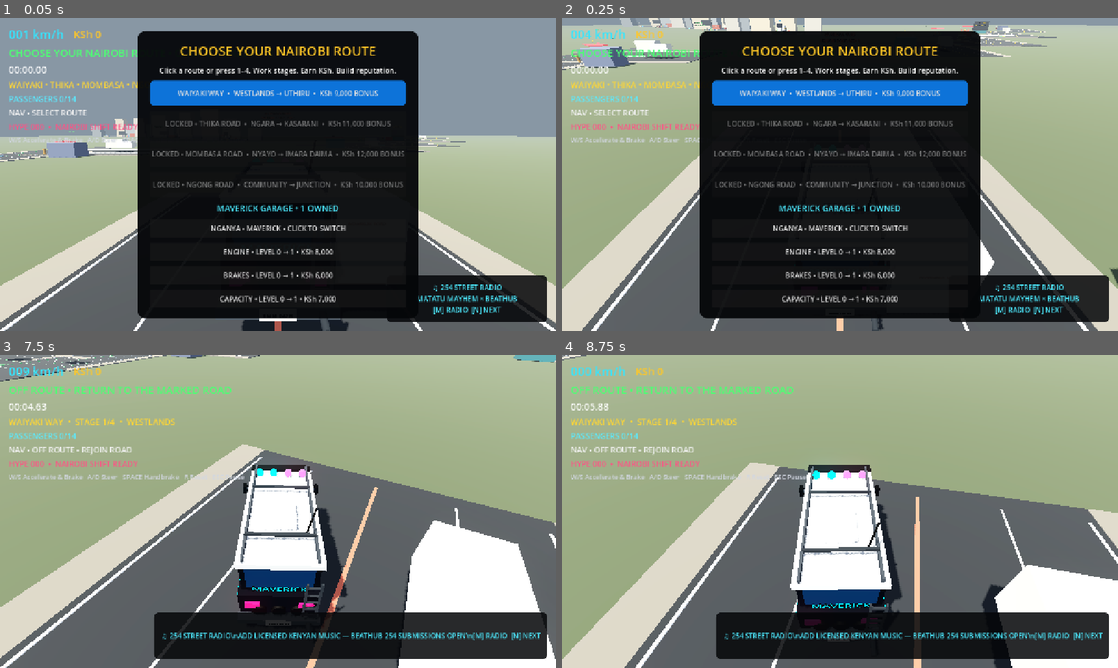
Above: before the commit, frames 1-4 (two rows, left to right).
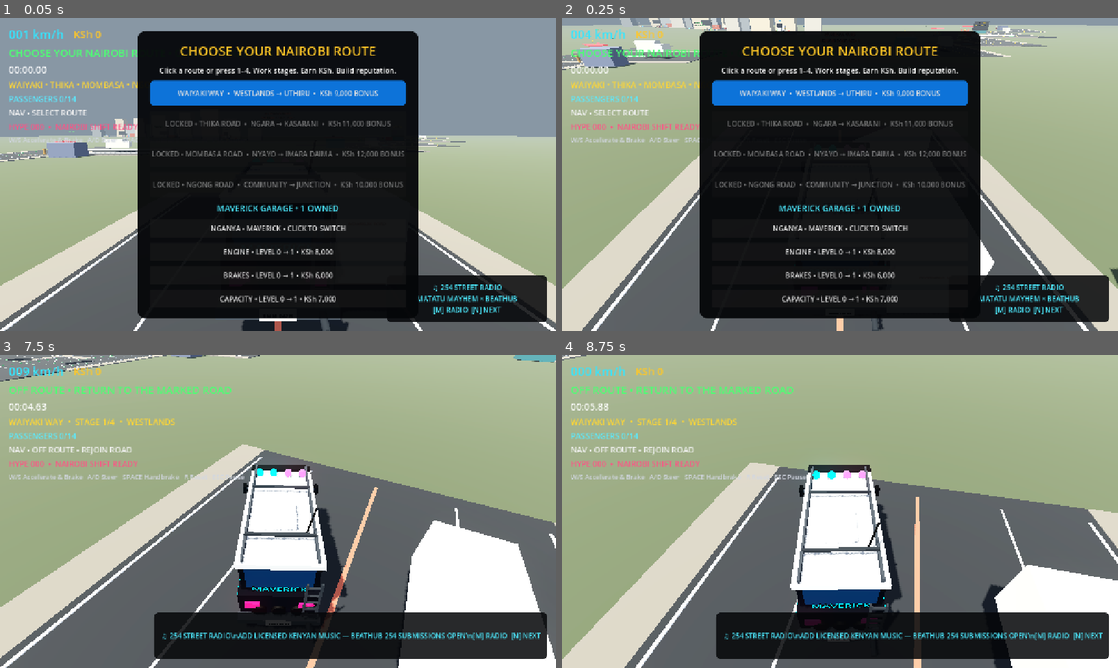
Above: after the commit, the same moments.

Repository: beathubonline-arch/Matatu-Mayhem
Game: Godot game, scene res://scenes/main/Main.tscn
The game is run twice, just before and just after one commit, with the same random seed, the same clock (stepped at 60 frames per second) and the same inputs.
Inputs (mouse positions are in pixels of both pictures, inside the frame that each line leads up to):
- Up to frame 1 (0.05 s): no input
- Up to frame 2 (0.25 s): no input
- Up to frame 3 (7.5 s): tap A (steer_left) every 0.75 s from 0.5 to 2.75 s; move the mouse to (400, 495) at 0.52 s; hold D (steer_right) 0.53-1.28 s; hold N (radio_next) 0.53-1.28 s; click (400, 495) at 0.67 s; move the mouse to (166, 527) at 1.27 s; hold S (brake) 1.28-2.03 s; tap M (radio_toggle) at 1.35 s; move the mouse to (333, 442) at 2.02 s; hold D (steer_right) 2.03-2.78 s; tap L at 2.1, 7.35 s; move the mouse to (250, 574) at 2.77 s; hold W (accelerate) 2.78-3.53 s; tap 1 at 2.85 s; click (250, 574) at 2.92 s; move the mouse to (444, 558) at 3.52 s; hold A (steer_left) 3.53-5.03 s; tap 2 at 3.6 s; move the mouse to (111, 464) at 4.27 s; tap 3 at 4.35 s; move the mouse to (305, 511) at 5.02 s; hold S (brake) 5.03-5.78 s; tap 4 at 5.1 s; click (305, 511) at 5.17 s; move the mouse to (194, 433) at 5.77 s; hold D (steer_right) 5.78-6.53 s; tap N (radio_next) at 5.85 s; move the mouse to (400, 495) at 6.52 s; hold W (accelerate) 6.53-7.28 s; hold M (radio_toggle) 6.53-7.28 s; move the mouse to (166, 527) at 7.27 s; hold D (steer_right) from 7.28 s (still down); click (166, 527) at 7.42 s
- Up to frame 4 (8.75 s): move the mouse to (895, 442) at 8.02 s; release D (steer_right) at 8.03 s; hold S (brake) from 8.03 s (still down); tap 1 at 8.1 s

The runs differ from the first frame. In frame 1, less than 0.1% of the frame differs, in the area x 0-25%, y 39-45%; in frame 2, less than 0.1%, in the area x 16-82%, y 3-14%; in frame 3, less than 0.1%; in frame 4, nothing differs.

Commit message:
Smooth Nairobi traffic through junctions

Diff:
--- a/scripts/traffic/CorridorTrafficManager.gd
+++ b/scripts/traffic/CorridorTrafficManager.gd
@@ -31,6 +31,7 @@
 	vehicle.set_meta("forward", forward)
 	vehicle.set_meta("lane_offset", 2.6 if index % 2 == 0 else -2.6)
 	vehicle.set_meta("speed", 7.0 + float(index % 3))
+	vehicle.set_meta("steer_dir", direction)
 	vehicle.set_collision_layer_value(1, true)
 	vehicle.set_collision_mask_value(1, false)
 	var mesh_instance := MeshInstance3D.new()
@@ -88,8 +89,12 @@
 		var lane_offset: float = float(vehicle.get_meta("lane_offset", 2.6))
 		var lateral := Vector3(direction.z, 0.0, -direction.x) * lane_offset
 		var desired_target: Vector3 = target + lateral
-		direction = (desired_target - vehicle.global_position).normalized()
-		direction.y = 0.0
+		var desired_direction: Vector3 = (desired_target - vehicle.global_position).normalized()
+		desired_direction.y = 0.0
+		var steer_dir: Vector3 = vehicle.get_meta("steer_dir", desired_direction)
+		var steer_weight: float = clampf(_delta * (2.2 if to_target.length() < junction_slowdown_distance * 1.6 else 4.5), 0.0, 1.0)
+		direction = steer_dir.lerp(desired_direction, steer_weight).normalized()
+		vehicle.set_meta("steer_dir", direction)
 		var speed: float = float(vehicle.get_meta("speed", 8.0))
 		if to_target.length() < junction_slowdown_distance:
 			speed *= 0.58
@@ -101,5 +106,6 @@
 				speed *= 0.35
 		vehicle.velocity = direction * speed
 		if direction.length_squared() > 0.01:
-			vehicle.rotation.y = atan2(-direction.x, -direction.z)
+			var target_yaw: float = atan2(-direction.x, -direction.z)
+			vehicle.rotation.y = lerp_angle(vehicle.rotation.y, target_yaw, clampf(_delta * 5.0, 0.0, 1.0))
 		vehicle.move_and_slide()
